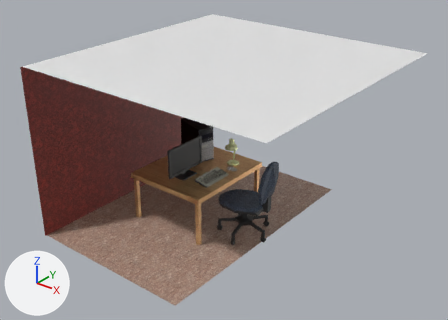
The Blender file render/scene.blend: old version first, new version second.
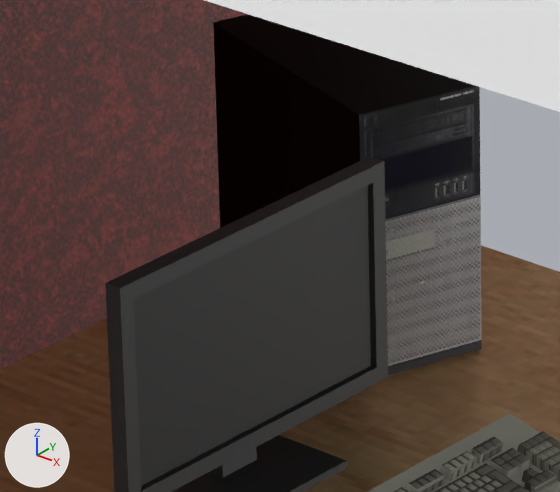
There are two pictures of each version: one whole from a camera (50 mm lens) standing at (17.43, -19.79, 15.52) and looking at (1.86, -0.32, 3.46), one close up on the part from 34% to 50% of the width and 36% to 55% of the height. Lighting does not change. The marker at lower left points along +X, +Y and +Z.

Objects in the first close-up: 'Ceiling.029', 'Ceiling.035', 'Computer', 'Keyboard', 'Plane', 'Plane.001', 'Plane.006', 'Plane.007', 'Screen', 'Table'.
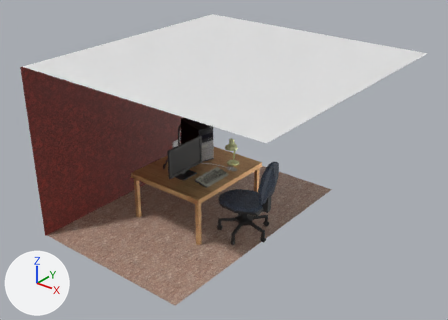
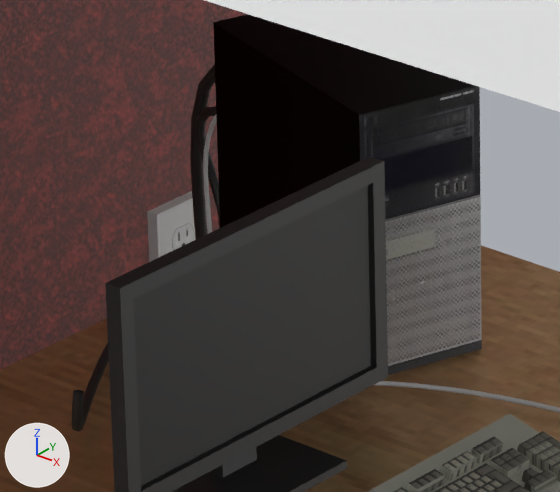
Commit message: Started on cables

Changed parts and their boxes (x1, y1, x2, y2) in the close-ups (560 x 492 px):
'Cube', added
    after: (147, 191, 207, 262)
'Cable.001', added (black)
    after: (72, 106, 220, 431)
'Cable', added (black)
    after: (190, 64, 215, 239)
'BézierCurve', added
    after: (203, 115, 560, 413)

The change, as a diff of the scene's bpy script:
```diff
--- a/render/scene.blend.py
+++ b/render/scene.blend.py
@@ cu_béziercurve_002 @@
+cu_béziercurve_002 = bpy.data.curves.new('BézierCurve.002', 'CURVE')
+cu_béziercurve_002.dimensions = '3D'
+_sp = cu_béziercurve_002.splines.new('BEZIER'); _sp.bezier_points.add(3)
+_sp.bezier_points.foreach_set('co', [-2.189, 1.017, 1.157, -2.221, 0.681, 0.0, -1.0, 0.0, 0.0, 1.0, 0.832, 0.0])
+_sp.bezier_points.foreach_set('handle_left', [-1.585, 0.942, 1.517, -2.558, 1.302, 0.0, -1.5, -0.5, 0.0, 0.00636, 0.719, 0.0])
+_sp.bezier_points.foreach_set('handle_right', [-2.794, 1.091, 0.798, -1.885, 0.0588, 0.0, -0.5, 0.5, 0.0, 1.994, 0.944, 0.0])
+for _p, _l, _r in zip(_sp.bezier_points, ['ALIGNED', 'ALIGNED', 'ALIGNED', 'ALIGNED'], ['ALIGNED', 'ALIGNED', 'ALIGNED', 'ALIGNED']): _p.handle_left_type = _l; _p.handle_right_type = _r
+_sp.order_u = 0
+_sp.order_v = 0
+cu_béziercurve_002.use_path = True
+cu_béziercurve_002.bevel_depth = 0.015
+cu_béziercurve_002.fill_mode = 'FULL'
@@ cu_béziercurve @@
+cu_béziercurve = bpy.data.curves.new('BézierCurve', 'CURVE')
+cu_béziercurve.dimensions = '3D'
+_sp = cu_béziercurve.splines.new('BEZIER'); _sp.bezier_points.add(2)
+_sp.bezier_points.foreach_set('co', [-0.99, 1.6, -2.615, 0.524, 0.0, -3.486, 1.584, -0.322, -0.148])
+_sp.bezier_points.foreach_set('handle_left', [-1.693, 1.602, -2.692, 0.0243, -0.5, -3.486, 0.584, -0.322, -0.148])
+_sp.bezier_points.foreach_set('handle_right', [-0.287, 1.597, -2.539, 1.024, 0.5, -3.486, 2.584, -0.322, -0.148])
+for _p, _l, _r in zip(_sp.bezier_points, ['ALIGNED', 'ALIGNED', 'ALIGNED'], ['ALIGNED', 'ALIGNED', 'ALIGNED']): _p.handle_left_type = _l; _p.handle_right_type = _r
+_sp.order_u = 0
+_sp.order_v = 0
+cu_béziercurve.materials.append(mat_plastic)  # black #2b2b2b
+cu_béziercurve.use_path = True
+cu_béziercurve.bevel_depth = 0.04
+cu_béziercurve.fill_mode = 'FULL'
@@ cu_béziercurve_001 @@
+cu_béziercurve_001 = bpy.data.curves.new('BézierCurve.001', 'CURVE')
+cu_béziercurve_001.dimensions = '3D'
+_sp = cu_béziercurve_001.splines.new('BEZIER'); _sp.bezier_points.add(2)
+_sp.bezier_points.foreach_set('co', [2.97, -3.268, -0.458, 1.372, -0.647, -1.169, 1.584, -0.322, -0.148])
+_sp.bezier_points.foreach_set('handle_left', [2.943, -3.136, 0.236, 1.121, -1.308, -1.169, 0.584, -0.322, -0.148])
+_sp.bezier_points.foreach_set('handle_right', [2.997, -3.399, -1.152, 1.623, 0.0139, -1.169, 2.584, -0.322, -0.148])
+for _p, _l, _r in zip(_sp.bezier_points, ['ALIGNED', 'ALIGNED', 'ALIGNED'], ['ALIGNED', 'ALIGNED', 'ALIGNED']): _p.handle_left_type = _l; _p.handle_right_type = _r
+_sp.order_u = 0
+_sp.order_v = 0
+cu_béziercurve_001.materials.append(mat_plastic)  # black #2b2b2b
+cu_béziercurve_001.use_path = True
+cu_béziercurve_001.bevel_depth = 0.03
+cu_béziercurve_001.fill_mode = 'FULL'
@@ ob_béziercurve @@
+ob_béziercurve = bpy.data.objects.new('BézierCurve', cu_béziercurve_002)
+ob_béziercurve.location = (0.41, 0.026, 2.413)
@@ ob_cube @@
+ob_cube = bpy.data.objects.new('Cube', me_cube_005)  # 8 vertices, 5 faces; spans x -1.0..1.0, y -1.0..1.0, z -1.2..1.0; in mat_wallplug (picture img_plug128_png)
+ob_cube.location = (-4.062, 2.777, 1.275)
+ob_cube.scale = (0.148, 0.245, -0.343)
@@ ob_cable @@
+ob_cable = bpy.data.objects.new('Cable', cu_béziercurve)
+ob_cable.location = (-3.387, 1.464, 3.898)
@@ ob_cable_001 @@
+ob_cable_001 = bpy.data.objects.new('Cable.001', cu_béziercurve_001)
+ob_cable_001.location = (-3.387, 1.464, 3.577)
```
